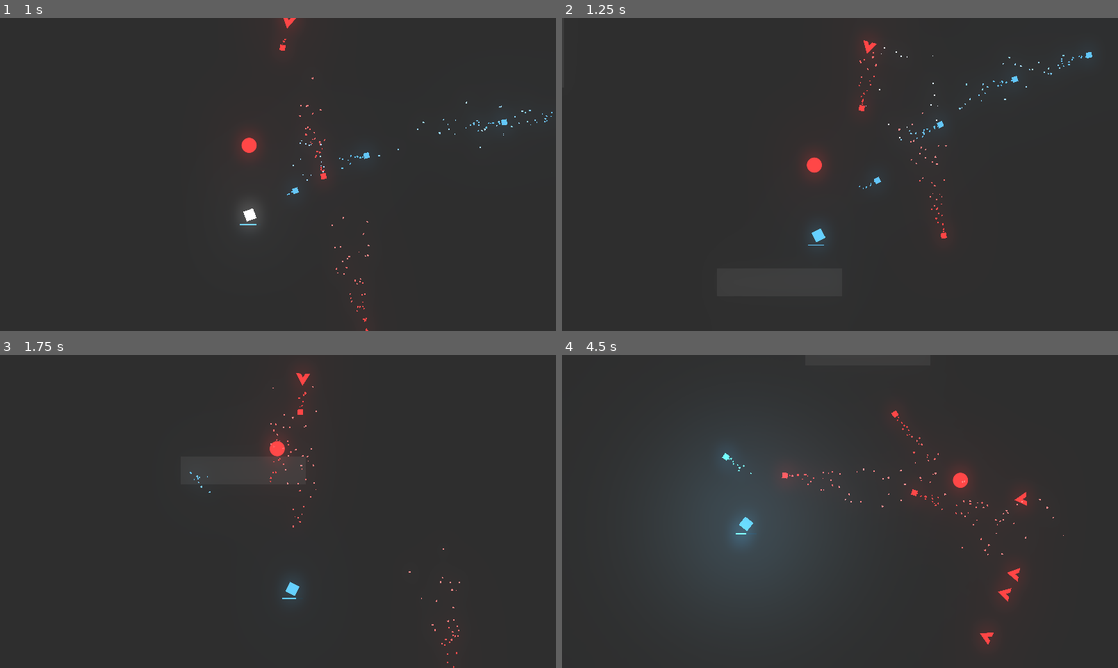
Above: before the commit, frames 1-4 (two rows, left to right).
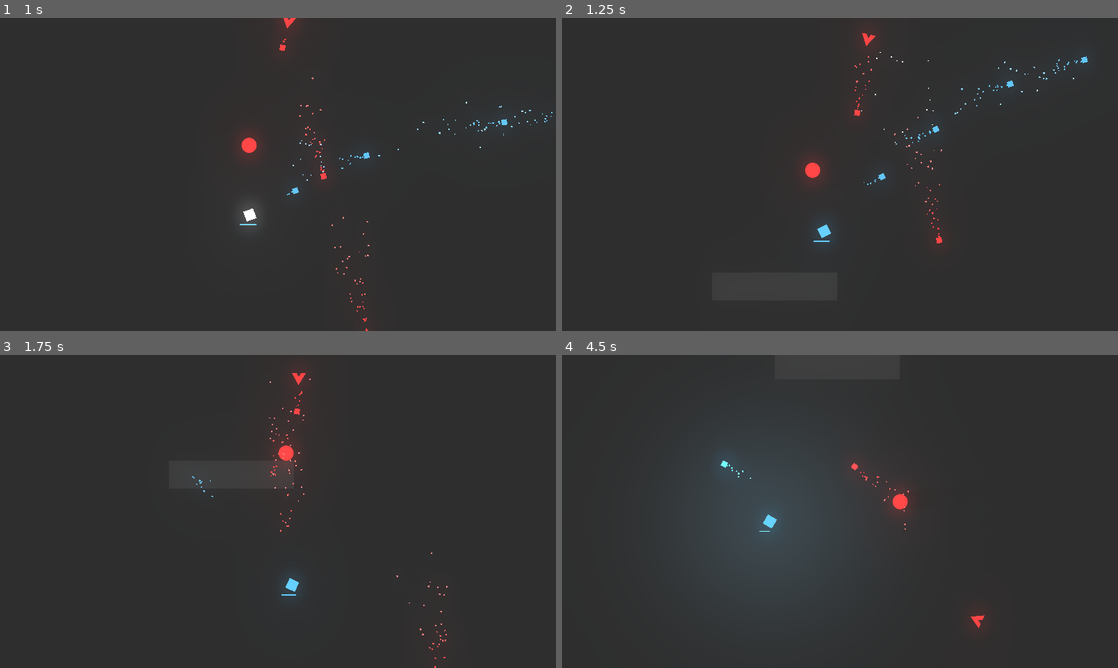
Above: after the commit, the same moments.

Repository: Talamander/unexpected-jam
Game: Godot game, scene res://Level/Arena.tscn
Same seed, same stepped clock (60 frames per second), same inputs: the game is played once before the commit and once after it. Sound files missing from this copy of the repository are replaced by a short silence.
Inputs (mouse positions are in pixels of both pictures, inside the frame that each line leads up to):
- Up to frame 1 (1 s): move the mouse to (400, 158) at 0.52 s; press the mouse at (400, 158) at 0.53 s; hold Right (ui_right) from 0.53 s (still down); tap Space (ui_space) at 0.8 s
- Up to frame 2 (1.25 s): keep holding Right (ui_right)
- Up to frame 3 (1.75 s): move the mouse to (166, 527) at 1.27 s; release Right (ui_right) at 1.28 s; release the mouse at (166, 527) at 1.28 s; hold Down (ui_down) from 1.28 s (still down); tap Space (ui_space) at 1.35 s; click (166, 527) at 1.55 s
- Up to frame 4 (4.5 s): move the mouse to (895, 442) at 2.02 s; release Down (ui_down) at 2.03 s; press the mouse at (895, 442) at 2.03 s; hold Right (ui_right) 2.03-2.78 s; tap Space (ui_space) at 2.3 s; move the mouse to (812, 574) at 2.77 s; release the mouse at (812, 574) at 2.78 s; hold Up (ui_up) 2.78-3.53 s; tap L (toggle_lights) at 2.85 s; click (812, 574) at 3.05 s; move the mouse to (1006, 558) at 3.52 s; hold Space (ui_space) 3.53-4.28 s; hold Left (ui_left) from 3.53 s (still down); move the mouse to (673, 464) at 4.27 s; click (673, 464) at 4.35 s

Frame 1 is identical in both runs. In frame 2, 0.8% of the frame differs, in the area x 43-96%, y 4-73%; in frame 3, 0.6%; in frame 4, 1.4%, in the area x 28-91%, y 17-93%.

Commit message:
DashTimer + Weapon Heating Fix

Diff:
--- a/Level/Arena.gd
+++ b/Level/Arena.gd
@@ -24,14 +24,14 @@
 		get_tree().reload_current_scene()
 		Global.PlayerStats.health = Global.PlayerStats.max_health
 
-func _on_EnemySpawnTimer_timeout():
-	var enemy_position = Vector2(rand_range(-160, 670), rand_range(-90, 390))
+#func _on_EnemySpawnTimer_timeout():
+	#var enemy_position = Vector2(rand_range(-160, 670), rand_range(-90, 390))
 
 
-	while enemy_position.x < 640 and enemy_position.x > -80 or enemy_position.y < 360 and enemy_position.y > -45:
-		enemy_position = Vector2(rand_range(-160, 670), rand_range(-90, 390))
+	#while enemy_position.x < 640 and enemy_position.x > -80 or enemy_position.y < 360 and enemy_position.y > -45:
+	#	enemy_position = Vector2(rand_range(-160, 670), rand_range(-90, 390))
 
-	Global.instance_scene_on_main(basicEnemy, enemy_position)
+	#Global.instance_scene_on_main(basicEnemy, enemy_position)
 
 func instanceEffectSlicer():
 	instanceEffect.shuffle()
--- a/ParentClasses/PlayerStats.gd
+++ b/ParentClasses/PlayerStats.gd
@@ -4,12 +4,12 @@
 
 export(int)var max_health = 4
 var health = max_health setget set_health
-var MaxHeat = 32
-var currentHeat = MaxHeat setget set_heat
+var MaxAmmo = 32
+var currentAmmo = MaxAmmo setget set_ammo
 
 signal player_health_changed(value)
 signal player_died
-signal player_heat_changed(value)
+signal player_ammo_changed(value)
 
 
 func set_health(value):
@@ -22,6 +22,6 @@
 	if health == 0:
 		emit_signal("player_died")
 
-func set_heat(value):
-	currentHeat = clamp(value, 0, MaxHeat)
-	emit_signal("player_heat_changed", currentHeat)
+func set_ammo(value):
+	currentAmmo = clamp(value, 0, MaxAmmo)
+	emit_signal("player_ammo_changed", currentAmmo)
--- a/Player/Player.gd
+++ b/Player/Player.gd
@@ -14,6 +14,10 @@
 onready var light = $Light2D
 onready var muzzle = $Muzzle
 
+onready var weaponHeatTimer = $WeaponHeatTimer
+onready var ammoRegenTimer = $AmmoRegenTimer
+onready var ammoRegenZeroedTimer = $AmmoRegenZeroedTimer
+
 var playerColor = "57b4e2"
 
 #Movement Variables
@@ -21,14 +25,14 @@
 var dashSpeed = 600
 var speed = null
 var acceleration = 4000
-var weaponHeating = 0
-var overHeatTimer = null
-var coolDownTimer = null
-var overheatDelay = 2
-var weaponCoolDown = 0.6
 var can_shoot = true
 var motion = Vector2.ZERO
 var stun = false
+
+var canShoot = true
+
+var maxAmmo = PlayerStats.MaxAmmo
+var currentAmmo = PlayerStats.currentAmmo
 
 #Signals
 signal player_died
@@ -43,28 +47,6 @@
 	Global.player = self
 
 	PlayerStats.connect("player_died", self, "_on_died")
-
-
-	#Sets up timer for weapon reload
-	overHeatTimer = Timer.new()
-	coolDownTimer = Timer.new()
-
-
-	#Makes timer only run itself once when called
-	overHeatTimer.set_one_shot(true)
-	coolDownTimer.set_one_shot(false)
-
-
-	#Sets length of timer
-	overHeatTimer.set_wait_time(overheatDelay)
-	coolDownTimer.set_wait_time(weaponCoolDown)
-
-
-	#using connect dictates what each timer does when it reaches 0
-	overHeatTimer.connect("timeout", self, "weapon_Overheat")
-	coolDownTimer.connect("timeout", self, "weapon_CoolDown")
-	add_child(overHeatTimer)
-	add_child(coolDownTimer)
 
 #This function runs when the player is destroyed
 func _exit_tree():
@@ -87,30 +69,12 @@
 	motion = move_and_slide(motion)
 
 
-	if Input.is_action_pressed("fire") and fireRate.time_left == 0:
-		#cancels current cooldown timer if player begins shooting again
-		if coolDownTimer.time_left != 0:
-			coolDownTimer.stop()
-		#if weaponHeating equals 32 it stops allowing the weapon to be fired
-		if weaponHeating >= 32:
-			can_shoot = false
-		#if they havent reached the overheat point it fires a bullet and adds one to heating
-		if can_shoot == true:
-			#print(weaponHeating)
-			fire_bullet()
-			#Tracks the bullets until overheat
-			weaponHeating += 1
-			PlayerStats.currentHeat -= 1
-		#otherwise runs a forced weapon cooldown, causing 2 second delay before resetting clip
-		elif can_shoot == false and overHeatTimer.time_left == 0:
-			overHeatTimer.start()
-	#for each second the player hasnt been shooting, when the timer ends it calls the weapon_CoolDown function
-	else:
-		if (weaponHeating > 0 and coolDownTimer.time_left == 0) and overHeatTimer.time_left == 0:
-			coolDownTimer.start()
+	if Input.is_action_pressed("fire") and fireRate.time_left == 0 and currentAmmo > 0 and canShoot == true:
+		fire_bullet()
+		regen_ammo()
 
 	#Dash
-	if Input.is_action_pressed("ui_space"):
+	if Input.is_action_pressed("ui_space") and dashTimer.time_left == 0:
 		dash()
 
 	#Disable light and shadows hotkey
@@ -149,26 +113,6 @@
 	global_rotation = atan2(look_vector.y, look_vector.x)
 
 
-
-
-
-
-func weapon_Overheat():
-	can_shoot = true
-	#Resets weaponHeating back to 0 after timer
-	weaponHeating = 12
-	PlayerStats.currentHeat = 24
-
-func weapon_CoolDown():
-	#Subtracts one from weaponHeating
-	#fix This
-	if weaponHeating > 1:
-		weaponHeating -= 2
-		PlayerStats.currentHeat += 2
-	elif weaponHeating > 0:
-		weaponHeating -= 1
-		PlayerStats.currentHeat += 1
-
 func fire_bullet():
 	#Instances the playerBullet scene via the Global.gd singleton.
 	var bullet = Global.instance_scene_on_main(playerBullet, muzzle.global_position)
@@ -183,6 +127,30 @@
 	#Adds a little kick, tweak the number to change intensity
 	motion -= bullet.velocity * .75
 	fireRate.start()
+
+	currentAmmo -= 1
+	PlayerStats.currentAmmo -= 1
+
+
+func regen_ammo():
+	if currentAmmo > 0:
+		ammoRegenTimer.start()
+	if currentAmmo == 0:
+		ammoRegenZeroedTimer.start()
+		canShoot = false
+
+func _on_AmmoRegenTimer_timeout():
+	if currentAmmo < maxAmmo:
+		currentAmmo += 1
+		PlayerStats.currentAmmo += 1
+		print (currentAmmo)
+
+func _on_AmmoRegenZeroedTimer_timeout():
+	if currentAmmo == 0:
+		currentAmmo += 12
+		PlayerStats.currentAmmo += 12
+	canShoot = true
+
 
 func dash():
 	speed = dashSpeed
@@ -194,6 +162,7 @@
 	get_node("Hurtbox/CollisionShape2D").set_deferred("disabled", true)
 
 func _on_DashTimer_timeout():
+	print("Cant Dash")
 	speed = baseSpeed
 	get_node("CollisionShape2D").set_deferred("disabled", false)
 	get_node("Hurtbox/CollisionShape2D").set_deferred("disabled", false)
--- a/Player/Player.tscn
+++ b/Player/Player.tscn
@@ -45,6 +45,9 @@
 wait_time = 0.5
 one_shot = true
 
+[node name="AmmoRegenTimer" type="Timer" parent="."]
+wait_time = 0.4
+
 [node name="Hurtbox" parent="." instance=ExtResource( 3 )]
 collision_layer = 4
 collision_mask = 2147483648
@@ -71,9 +74,15 @@
 
 [node name="Muzzle" type="Position2D" parent="."]
 position = Vector2( 8, 0 )
+
+[node name="AmmoRegenZeroedTimer" type="Timer" parent="."]
+wait_time = 3.0
+one_shot = true
 [connection signal="timeout" from="DashTimer" to="." method="_on_DashTimer_timeout"]
 [connection signal="timeout" from="StunTimer" to="." method="_on_StunTimer_timeout"]
+[connection signal="timeout" from="AmmoRegenTimer" to="." method="_on_AmmoRegenTimer_timeout"]
 [connection signal="body_entered" from="Hurtbox" to="." method="_on_Hurtbox_body_entered"]
 [connection signal="hit" from="Hurtbox" to="." method="_on_Hurtbox_hit"]
+[connection signal="timeout" from="AmmoRegenZeroedTimer" to="." method="_on_AmmoRegenZeroedTimer_timeout"]
 
 [editable path="Hurtbox"]
--- a/UI/WeaponHeatUI.gd
+++ b/UI/WeaponHeatUI.gd
@@ -6,8 +6,8 @@
 
 # Called when the node enters the scene tree for the first time.
 func _ready():
-	PlayerStats.connect("player_heat_changed", self, "_on_player_weapon_heat_changed")
+	PlayerStats.connect("player_ammo_changed", self, "_on_player_ammo_changed")
 
 
-func _on_player_weapon_heat_changed(value):
+func _on_player_ammo_changed(value):
 	meter.value = value
Not shown: 3 places in Level/TileMap.tscn that only renumber resources
